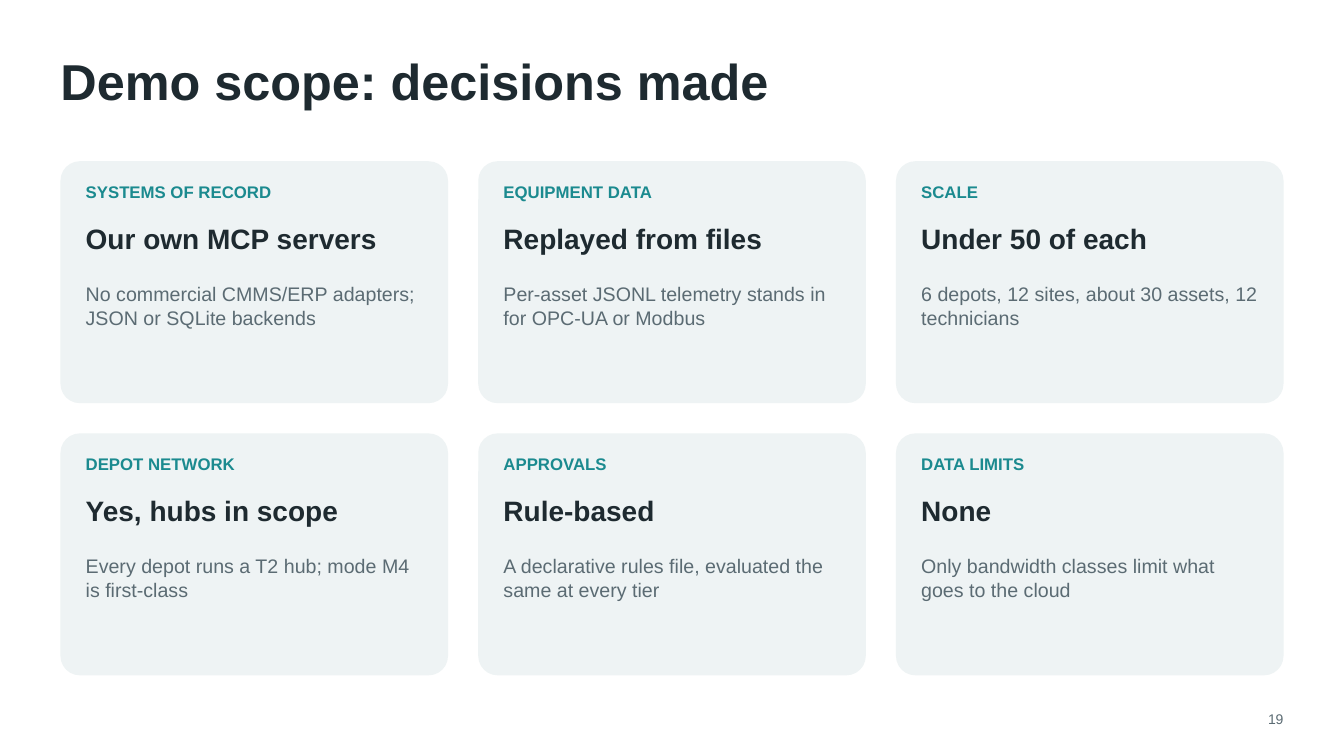
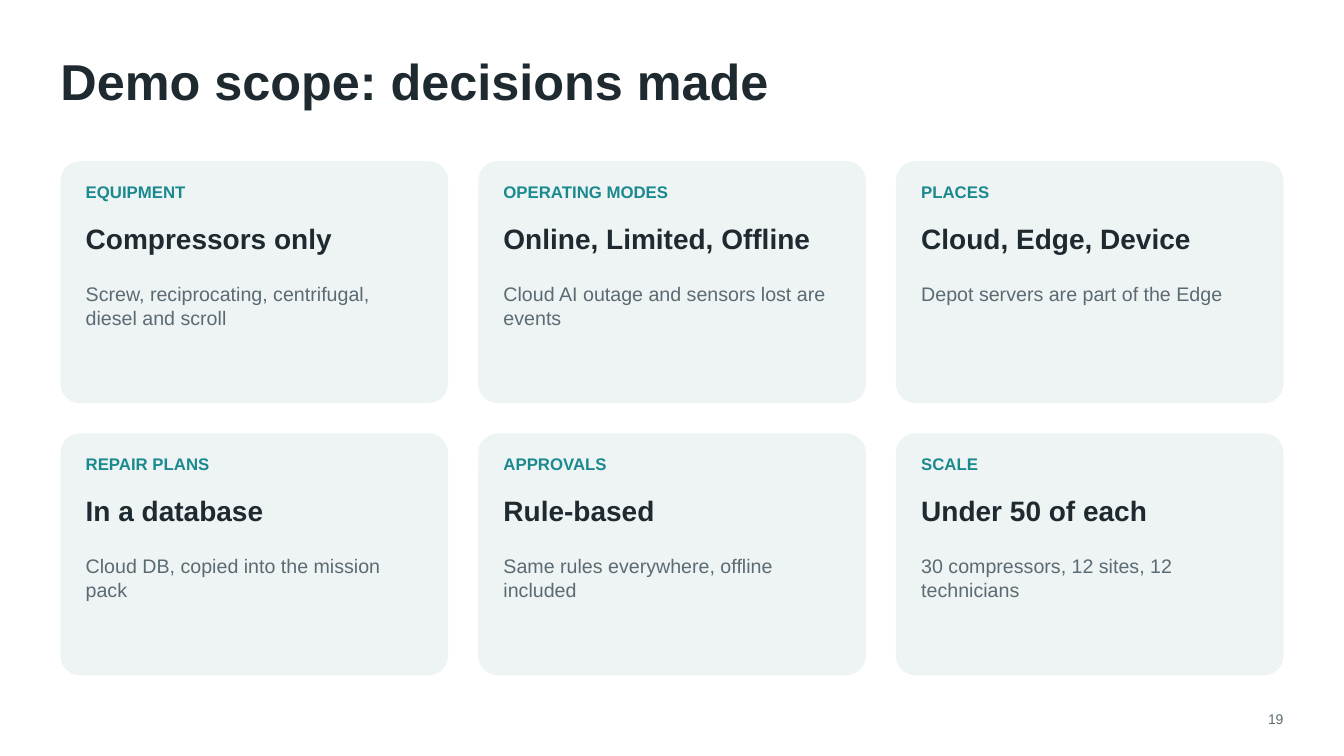
Before and after one commit to chandra50/hybrid-ai-service, a slide deck: slide 19 of docs/hybrid-ai-design.pptx. Drawn at 1344x756 pixels with LibreOffice and Linux fonts; fonts in the diff are those of the drawing. Boxes give left, top, right and bottom in pixels: in the first picture for what was removed or moved away, otherwise in the second. Text is boxed around its words. In the diff, an @@ line names an element or a change of style, - is before the commit and + after.

```diff
--- a/docs/hybrid-ai-design.pptx
+++ b/docs/hybrid-ai-design.pptx
@@ text at <box>86,186,186,202</box>: text changed @@
-SYSTEMS OF RECORD
+EQUIPMENT
@@ text at <box>503,186,669,198</box>: text changed @@
-EQUIPMENT DATA
+OPERATING MODES
@@ text at <box>921,186,989,198</box>: text changed @@
-SCALE
+PLACES
@@ text at <box>86,228,332,254</box>: text changed @@
-Our own MCP servers
+Compressors only
@@ text at <box>503,228,810,254</box>: text changed @@
-Replayed from files
+Online, Limited, Offline
@@ text at <box>921,228,1190,254</box>: text changed @@
-Under 50 of each
+Cloud, Edge, Device
@@ text at <box>86,287,369,325</box>: text changed @@
-No commercial CMMS/ERP adapters; JSON or SQLite backends
+Screw, reciprocating, centrifugal, diesel and scroll
@@ text at <box>503,287,825,325</box>: text changed @@
-Per-asset JSONL telemetry stands in for OPC-UA or Modbus
+Cloud AI outage and sensors lost are events
@@ text at <box>921,287,1222,305</box>: text changed @@
-6 depots, 12 sites, about 30 assets, 12 technicians
+Depot servers are part of the Edge
@@ text at <box>86,458,209,470</box>: text changed @@
-DEPOT NETWORK
+REPAIR PLANS
@@ text at <box>921,458,978,470</box>: text changed @@
-DATA LIMITS
+SCALE
@@ text at <box>86,500,263,522</box>: text changed @@
-Yes, hubs in scope
+In a database
@@ text at <box>921,500,1147,522</box>: text changed @@
-None
+Under 50 of each
@@ text at <box>86,559,380,601</box>: text changed @@
-Every depot runs a T2 hub; mode M4 is first-class
+Cloud DB, copied into the mission pack
@@ text at <box>503,559,772,597</box>: text changed @@
-A declarative rules file, evaluated the same at every tier
+Same rules everywhere, offline included
@@ text at <box>921,559,1172,597</box>: text changed @@
-Only bandwidth classes limit what goes to the cloud
+30 compressors, 12 sites, 12 technicians
```
Also in this commit, not shown: 17 other slides changed, 3 slides added, 3 slides removed, 21 other files.
